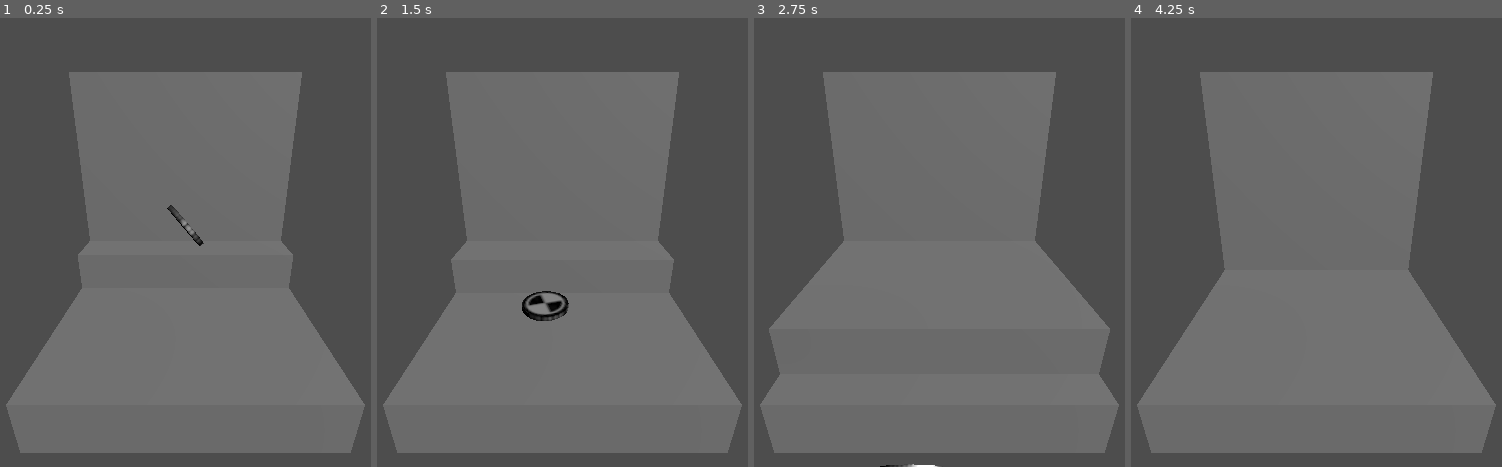
Above: before the commit, frames 1-4 (left to right).
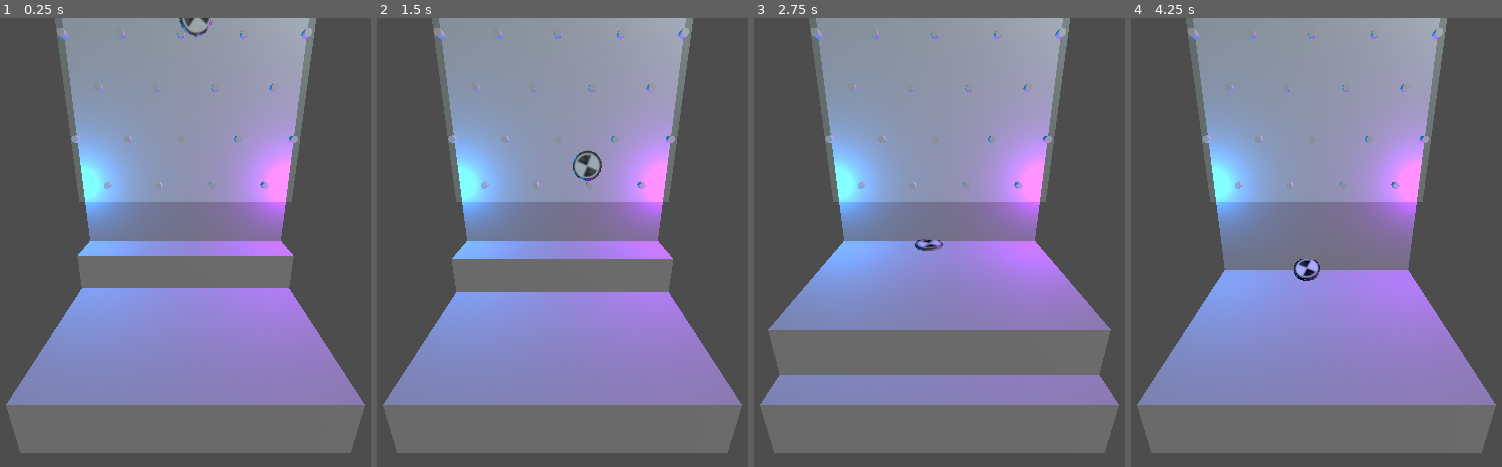
Above: after the commit, the same moments.

Repository: Samiser/coin-pusher
Game: Godot game, scene res://main.tscn
Same seed, same stepped clock (60 frames per second), same inputs: the game is played once before the commit and once after it.
Inputs:
- Up to frame 1 (0.25 s): no input
- Up to frame 2 (1.5 s): no input
- Up to frame 3 (2.75 s): no input
- Up to frame 4 (4.25 s): no input

The runs differ from the first frame. In frame 1, 52% of the frame differs, in the area x 1-99%, y 0-87%; in frame 2, 52%; in frame 3, 51%; in frame 4, 56%.

Commit message:
added a pusher, glass, pegs and lights to the machine

Diff:
--- a/coin.tscn
+++ b/coin.tscn
@@ -3,16 +3,17 @@
 [ext_resource type="PackedScene" uid="uid://5iawemdeot25" path="res://Meshes/Coin/mesh_coin.fbx" id="1_d5gmh"]
 
 [sub_resource type="CylinderShape3D" id="CylinderShape3D_6qpsl"]
-height = 0.0404358
-radius = 0.100098
+height = 0.0191422
+radius = 0.0996094
 
 [node name="Coin" type="Node3D"]
 
 [node name="RigidBody3D" type="RigidBody3D" parent="."]
 mass = 0.01
 
+[node name="mesh_coin" parent="RigidBody3D" instance=ExtResource("1_d5gmh")]
+transform = Transform3D(0.7, 0, 0, 0, 0.7, 0, 0, 0, 0.7, 0, -1.52588e-05, 0)
+
 [node name="CollisionShape3D" type="CollisionShape3D" parent="RigidBody3D"]
-transform = Transform3D(1, 0, 0, 0, 1, 0, 0, 0, 1, 0, -1.52588e-05, 0)
+transform = Transform3D(0.7, 0, 0, 0, 0.7, 0, 0, 0, 0.7, 0, -0.000191498, 0)
 shape = SubResource("CylinderShape3D_6qpsl")
-
-[node name="mesh_coin" parent="RigidBody3D/CollisionShape3D" instance=ExtResource("1_d5gmh")]
--- a/machine.tscn
+++ b/machine.tscn
@@ -1,27 +1,136 @@
-[gd_scene load_steps=4 format=3 uid="uid://b5hauakq4adel"]
+[gd_scene load_steps=7 format=3 uid="uid://b5hauakq4adel"]
 
 [ext_resource type="Script" uid="uid://b00u4lnmc5vm3" path="res://pusher.gd" id="2_13m1l"]
 
 [sub_resource type="BoxMesh" id="BoxMesh_13m1l"]
 size = Vector3(1, 0.2, 1)
 
-[sub_resource type="ConcavePolygonShape3D" id="ConcavePolygonShape3D_q015e"]
-data = PackedVector3Array(-0.5, 0.1, 0.5, 0.5, 0.1, 0.5, -0.5, -0.1, 0.5, 0.5, 0.1, 0.5, 0.5, -0.1, 0.5, -0.5, -0.1, 0.5, 0.5, 0.1, -0.5, -0.5, 0.1, -0.5, 0.5, -0.1, -0.5, -0.5, 0.1, -0.5, -0.5, -0.1, -0.5, 0.5, -0.1, -0.5, 0.5, 0.1, 0.5, 0.5, 0.1, -0.5, 0.5, -0.1, 0.5, 0.5, 0.1, -0.5, 0.5, -0.1, -0.5, 0.5, -0.1, 0.5, -0.5, 0.1, -0.5, -0.5, 0.1, 0.5, -0.5, -0.1, -0.5, -0.5, 0.1, 0.5, -0.5, -0.1, 0.5, -0.5, -0.1, -0.5, 0.5, 0.1, 0.5, -0.5, 0.1, 0.5, 0.5, 0.1, -0.5, -0.5, 0.1, 0.5, -0.5, 0.1, -0.5, 0.5, 0.1, -0.5, -0.5, -0.1, 0.5, 0.5, -0.1, 0.5, -0.5, -0.1, -0.5, 0.5, -0.1, 0.5, 0.5, -0.1, -0.5, -0.5, -0.1, -0.5)
+[sub_resource type="ConvexPolygonShape3D" id="ConvexPolygonShape3D_6a4ke"]
+points = PackedVector3Array(-0.5, -0.1, -0.5, -0.5, 0.1, -0.5, 0.5, -0.1, -0.5, -0.5, -0.1, 0.5, -0.5, 0.1, 0.5, 0.5, 0.1, -0.5, 0.5, -0.1, 0.5, 0.5, 0.1, 0.5)
+
+[sub_resource type="StandardMaterial3D" id="StandardMaterial3D_6a4ke"]
+transparency = 1
+blend_mode = 1
+albedo_color = Color(0.8, 1, 1, 0.431373)
+metallic = 0.9
+roughness = 0.3
+emission_energy_multiplier = 8.03
+normal_scale = -16.0
+
+[sub_resource type="BoxMesh" id="BoxMesh_q015e"]
+material = SubResource("StandardMaterial3D_6a4ke")
+size = Vector3(1, 1, 0.04)
+
+[sub_resource type="ConvexPolygonShape3D" id="ConvexPolygonShape3D_13m1l"]
+points = PackedVector3Array(0.5, 0.5, 0.02, 0.5, 0.5, -0.02, -0.5, 0.5, 0.02, 0.5, -0.5, 0.02, 0.5, -0.5, -0.02, -0.5, 0.5, -0.02, -0.5, -0.5, 0.02, -0.5, -0.5, -0.02)
 
 [node name="Machine" type="Node3D"]
 
 [node name="CSGCombiner3D" type="CSGCombiner3D" parent="."]
 use_collision = true
 
+[node name="Pegs" type="CSGCombiner3D" parent="CSGCombiner3D"]
+transform = Transform3D(1, 0, 0, 0, 1, 0, 0, 0, 1, 0, 0.574642, -0.529717)
+
+[node name="CSGCylinder3D" type="CSGCylinder3D" parent="CSGCombiner3D/Pegs"]
+transform = Transform3D(1.38912, 0, 0, 0, -4.37114e-08, -1.42532, 0, 1, -6.23029e-08, -0.0180183, -0.0627999, 0.064288)
+radius = 0.0112305
+height = 0.145218
+
+[node name="CSGCylinder3D2" type="CSGCylinder3D" parent="CSGCombiner3D/Pegs"]
+transform = Transform3D(1.38912, 0, 0, 0, -4.37114e-08, -1.42532, 0, 1, -6.23029e-08, 0.238997, -0.0627999, 0.064288)
+radius = 0.0112305
+height = 0.145218
+
+[node name="CSGCylinder3D3" type="CSGCylinder3D" parent="CSGCombiner3D/Pegs"]
+transform = Transform3D(1.38912, 0, 0, 0, -4.37114e-08, -1.42532, 0, 1, -6.23029e-08, -0.263536, -0.0627999, 0.064288)
+radius = 0.0112305
+height = 0.145218
+
+[node name="CSGCylinder3D4" type="CSGCylinder3D" parent="CSGCombiner3D/Pegs"]
+transform = Transform3D(1.38912, 0, 0, 0, -4.37114e-08, -1.42532, 0, 1, -6.23029e-08, -0.49941, -0.0627999, 0.064288)
+radius = 0.0112305
+height = 0.145218
+
+[node name="CSGCylinder3D5" type="CSGCylinder3D" parent="CSGCombiner3D/Pegs"]
+transform = Transform3D(1.38912, 0, 0, 0, -4.37114e-08, -1.42532, 0, 1, -6.23029e-08, 0.491744, -0.0627999, 0.064288)
+radius = 0.0112305
+height = 0.145218
+
+[node name="CSGCylinder3D9" type="CSGCylinder3D" parent="CSGCombiner3D/Pegs"]
+transform = Transform3D(1.38912, 0, 0, 0, -4.37114e-08, -1.42532, 0, 1, -6.23029e-08, -0.0180183, 0.34202, 0.064288)
+radius = 0.0112305
+height = 0.145218
+
+[node name="CSGCylinder3D14" type="CSGCylinder3D" parent="CSGCombiner3D/Pegs"]
+transform = Transform3D(1.38912, 0, 0, 0, -4.37114e-08, -1.42532, 0, 1, -6.23029e-08, 0.238997, 0.34202, 0.064288)
+radius = 0.0112305
+height = 0.145218
+
+[node name="CSGCylinder3D16" type="CSGCylinder3D" parent="CSGCombiner3D/Pegs"]
+transform = Transform3D(1.38912, 0, 0, 0, -4.37114e-08, -1.42532, 0, 1, -6.23029e-08, -0.263536, 0.34202, 0.064288)
+radius = 0.0112305
+height = 0.145218
+
+[node name="CSGCylinder3D17" type="CSGCylinder3D" parent="CSGCombiner3D/Pegs"]
+transform = Transform3D(1.38912, 0, 0, 0, -4.37114e-08, -1.42532, 0, 1, -6.23029e-08, -0.49941, 0.34202, 0.064288)
+radius = 0.0112305
+height = 0.145218
+
+[node name="CSGCylinder3D18" type="CSGCylinder3D" parent="CSGCombiner3D/Pegs"]
+transform = Transform3D(1.38912, 0, 0, 0, -4.37114e-08, -1.42532, 0, 1, -6.23029e-08, 0.491744, 0.34202, 0.064288)
+radius = 0.0112305
+height = 0.145218
+
+[node name="CSGCylinder3D6" type="CSGCylinder3D" parent="CSGCombiner3D/Pegs"]
+transform = Transform3D(1.38912, 0, 0, 0, -4.37114e-08, -1.42532, 0, 1, -6.23029e-08, -0.128957, 0.146045, 0.064288)
+radius = 0.0112305
+height = 0.145218
+
+[node name="CSGCylinder3D7" type="CSGCylinder3D" parent="CSGCombiner3D/Pegs"]
+transform = Transform3D(1.38912, 0, 0, 0, -4.37114e-08, -1.42532, 0, 1, -6.23029e-08, 0.128059, 0.146045, 0.064288)
+radius = 0.0112305
+height = 0.145218
+
+[node name="CSGCylinder3D8" type="CSGCylinder3D" parent="CSGCombiner3D/Pegs"]
+transform = Transform3D(1.38912, 0, 0, 0, -4.37114e-08, -1.42532, 0, 1, -6.23029e-08, -0.374475, 0.146045, 0.064288)
+radius = 0.0112305
+height = 0.145218
+
+[node name="CSGCylinder3D10" type="CSGCylinder3D" parent="CSGCombiner3D/Pegs"]
+transform = Transform3D(1.38912, 0, 0, 0, -4.37114e-08, -1.42532, 0, 1, -6.23029e-08, 0.380805, 0.146045, 0.064288)
+radius = 0.0112305
+height = 0.145218
+
+[node name="CSGCylinder3D11" type="CSGCylinder3D" parent="CSGCombiner3D/Pegs"]
+transform = Transform3D(1.38912, 0, 0, 0, -4.37114e-08, -1.42532, 0, 1, -6.23029e-08, -0.128957, -0.272216, 0.064288)
+radius = 0.0112305
+height = 0.145218
+
+[node name="CSGCylinder3D12" type="CSGCylinder3D" parent="CSGCombiner3D/Pegs"]
+transform = Transform3D(1.38912, 0, 0, 0, -4.37114e-08, -1.42532, 0, 1, -6.23029e-08, 0.128059, -0.272216, 0.064288)
+radius = 0.0112305
+height = 0.145218
+
+[node name="CSGCylinder3D13" type="CSGCylinder3D" parent="CSGCombiner3D/Pegs"]
+transform = Transform3D(1.38912, 0, 0, 0, -4.37114e-08, -1.42532, 0, 1, -6.23029e-08, -0.374475, -0.272216, 0.064288)
+radius = 0.0112305
+height = 0.145218
+
+[node name="CSGCylinder3D15" type="CSGCylinder3D" parent="CSGCombiner3D/Pegs"]
+transform = Transform3D(1.38912, 0, 0, 0, -4.37114e-08, -1.42532, 0, 1, -6.23029e-08, 0.380805, -0.272216, 0.064288)
+radius = 0.0112305
+height = 0.145218
+
 [node name="CSGBox3D3" type="CSGBox3D" parent="CSGCombiner3D"]
 transform = Transform3D(1, 0, 0, 0, 1, 0, 0, 0, 1, 0, -0.261201, -0.111351)
 size = Vector3(1, 0.2, 1.03658)
 
 [node name="CSGBox3D2" type="CSGBox3D" parent="CSGCombiner3D"]
-transform = Transform3D(1, 0, 0, 0, 1, 0, 0, 0, 1, 0, 0.282512, -0.529717)
-size = Vector3(1, 1, 0.2)
+transform = Transform3D(1, 0, 0, 0, 1, 0, 0, 0, 1, 0, 0.430797, -0.529717)
+size = Vector3(1, 1.29657, 0.2)
 
-[node name="Pusher" type="StaticBody3D" parent="."]
+[node name="Pusher" type="AnimatableBody3D" parent="."]
 transform = Transform3D(1, 0, 0, 0, 1, 0, 0, 0, 1, 0, -0.090885, -0.563262)
 script = ExtResource("2_13m1l")
 
@@ -29,4 +138,14 @@
 mesh = SubResource("BoxMesh_13m1l")
 
 [node name="CollisionShape3D" type="CollisionShape3D" parent="Pusher"]
-shape = SubResource("ConcavePolygonShape3D_q015e")
+shape = SubResource("ConvexPolygonShape3D_6a4ke")
+
+[node name="StaticBody3D" type="StaticBody3D" parent="."]
+
+[node name="MeshInstance3D" type="MeshInstance3D" parent="StaticBody3D"]
+transform = Transform3D(1, 0, 0, 0, 1, 0, 0, 0, 1, 0, 0.736411, -0.370608)
+mesh = SubResource("BoxMesh_q015e")
+
+[node name="CollisionShape3D" type="CollisionShape3D" parent="StaticBody3D"]
+transform = Transform3D(1, 0, 0, 0, 1, 0, 0, 0, 1, 0, 0.736411, -0.370608)
+shape = SubResource("ConvexPolygonShape3D_13m1l")
--- a/main.tscn
+++ b/main.tscn
@@ -8,10 +8,20 @@
 [node name="Machine" parent="." instance=ExtResource("1_0xm2m")]
 
 [node name="Coin" parent="." instance=ExtResource("2_h2yge")]
-transform = Transform3D(0.584177, 0.761535, 0.280717, -0.793438, 0.608651, 0, -0.170859, -0.222732, 0.959791, 0, 0.473689, -0.0969982)
-
-[node name="DirectionalLight3D" type="DirectionalLight3D" parent="."]
-transform = Transform3D(0.611292, -0.458052, 0.645376, 0, 0.815482, 0.578783, -0.791405, -0.353806, 0.498498, 0, 0, 8.02525)
+transform = Transform3D(1, 0, 0, 0, -4.37114e-08, 1, 0, -1, -4.37114e-08, 0.00487031, 1.06694, -0.408799)
 
 [node name="Camera3D" type="Camera3D" parent="."]
 transform = Transform3D(1, 0, 0, 0, 0.932261, 0.361787, 0, -0.361787, 0.932261, 0, 0.555517, 1.00239)
+
+[node name="Lights" type="Node3D" parent="."]
+
+[node name="DirectionalLight3D" type="DirectionalLight3D" parent="Lights"]
+transform = Transform3D(0.611292, -0.458052, 0.645376, 0, 0.815482, 0.578783, -0.791405, -0.353806, 0.498497, 0, 0, 8.02525)
+
+[node name="OmniLight3D" type="OmniLight3D" parent="Lights"]
+transform = Transform3D(1, 0, 0, 0, 1, 0, 0, 0, 1, -0.5, 0.307, -0.375)
+light_color = Color(0, 0.580392, 1, 1)
+
+[node name="OmniLight3D2" type="OmniLight3D" parent="Lights"]
+transform = Transform3D(1, 0, 0, 0, 1, 0, 0, 0, 1, 0.5, 0.307, -0.375)
+light_color = Color(0.690196, 0, 1, 1)
--- a/project.godot
+++ b/project.godot
@@ -15,9 +15,15 @@
 config/features=PackedStringArray("4.4", "GL Compatibility")
 config/icon="res://icon.svg"
 
+[display]
+
+window/size/viewport_width=1920
+window/size/viewport_height=1080
+
 [physics]
 
 common/physics_ticks_per_second=120
+3d/physics_engine="Jolt Physics"
 
 [rendering]
 
--- a/pusher.gd
+++ b/pusher.gd
@@ -1,4 +1,4 @@
-extends StaticBody3D
+extends AnimatableBody3D
 
 var start_position: Vector3
 var frequency := 0.3
